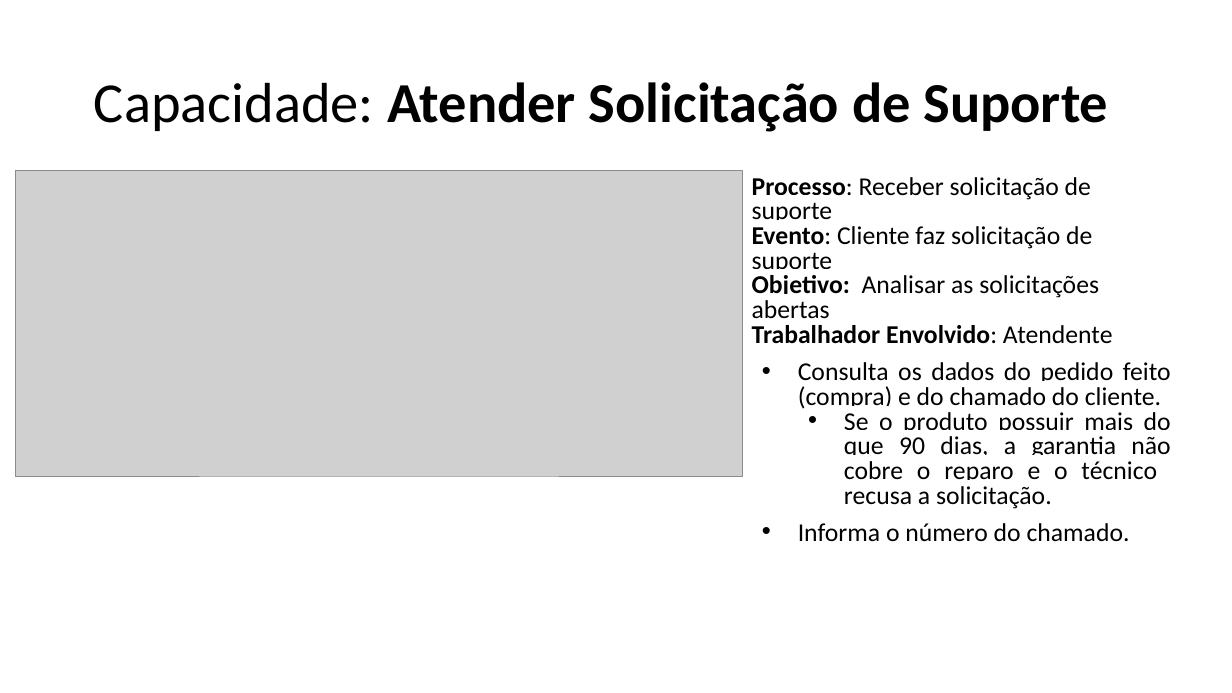
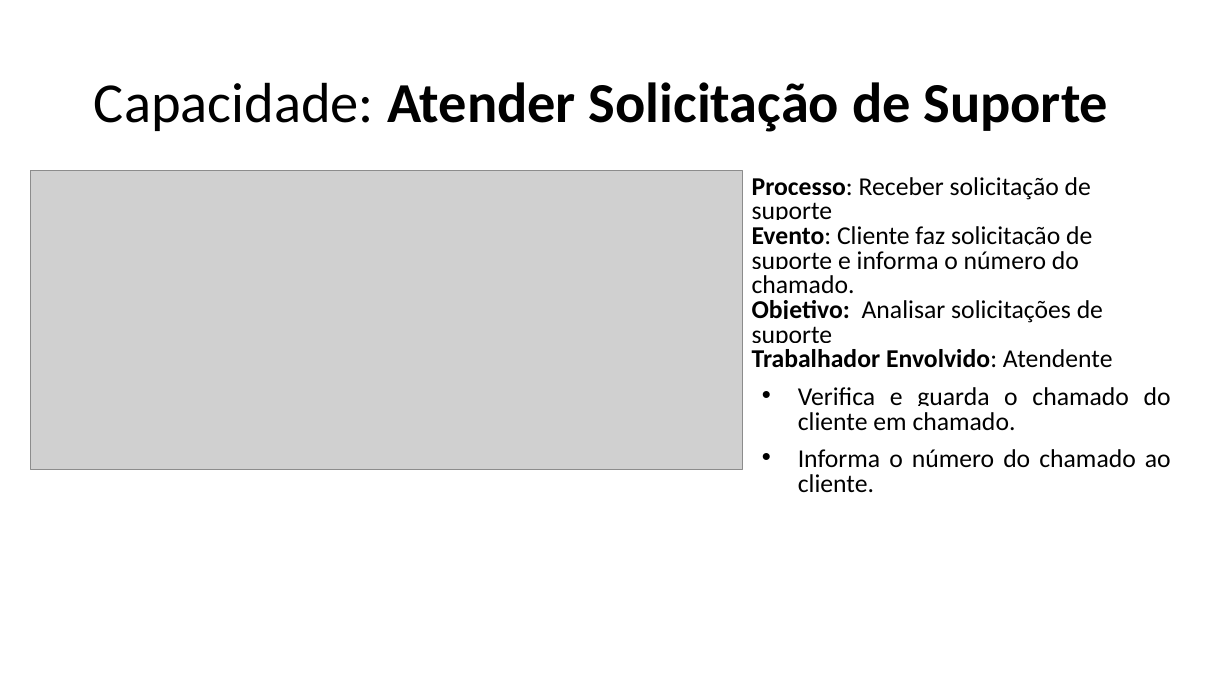
Before and after one commit to emersonsoaresdasilva/projeto-ope, a slide deck: slide 7 of 18-Descrição dos Processos de Negócio.pptx (slide 10 before the commit). Drawn at 1232x693 pixels with LibreOffice and Linux fonts; fonts in the diff are those of the drawing; grey boxes stand for pictures. Boxes give left, top, right and bottom in pixels: in the first picture for what was removed or moved away, otherwise in the second. Text is boxed around its words. In the diff, an @@ line names an element or a change of style, - is before the commit and + after.

```diff
--- a/18-Descrição dos Processos de Negócio.pptx
+++ b/18-Descrição dos Processos de Negócio.pptx
@@ picture: place and size @@
-picture at (16,171,743,476)
+picture at (30,171,742,470)
@@ text at (752,226,1103,343): text changed @@
-Evento: Cliente faz solicitação de suporte
-Objetivo: Analisar as solicitações abertas
+Evento: Cliente faz solicitação de suporte e informa o número do chamado.
+Objetivo: Analisar solicitações de suporte
@@ text at (752,349,1113,368): alignment justified to left @@
@@ text at (798,387,1171,492): text changed @@
-• Consulta os dados do pedido feito (compra) e do chamado do cliente.
-  • Se o produto possuir mais do que 90 dias, a garantia não cobre o reparo e o técnico recusa a solicitação.
-• Informa o número do chamado.
+• Verifica e guarda o chamado do cliente em chamado.
+• Informa o número do chamado ao cliente.
```
Also in this commit, not shown: 18 other slides changed, 4 slides added, 10 slides removed, 49 other files.
